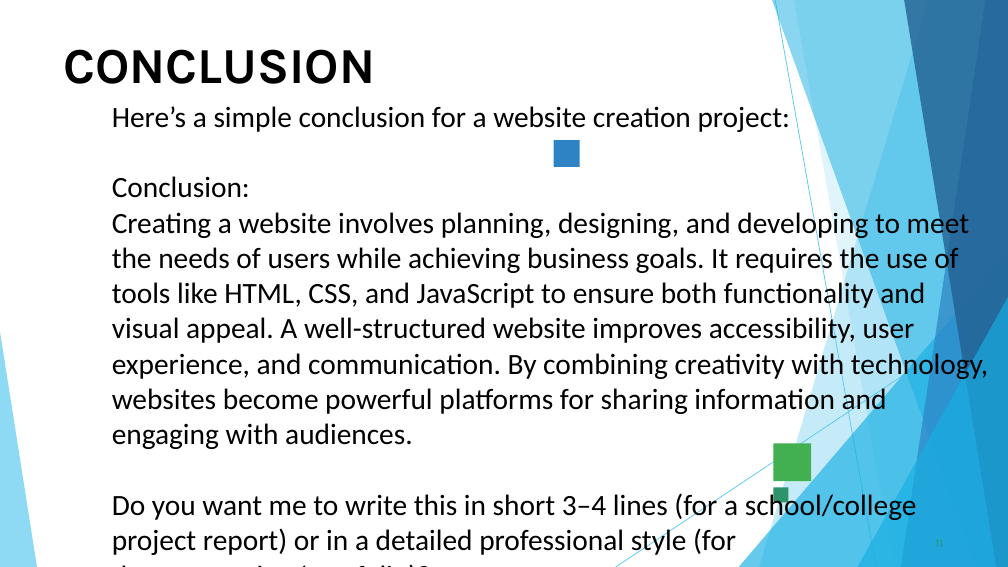
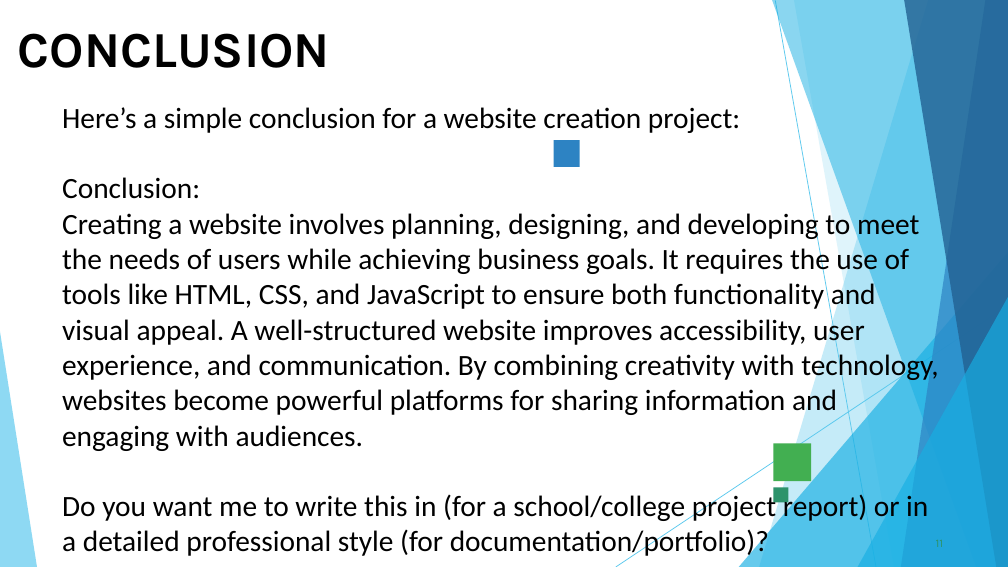
Before and after one commit to 24csnm48-stack/Naan-mudhalvan, a slide deck: slide 11 of PPT FWD TNSDC 2025.pptx. Drawn at 1008x567 pixels with LibreOffice and Linux fonts; fonts in the diff are those of the drawing; background and template pictures are left out. Boxes give left, top, right and bottom in pixels: in the first picture for what was removed or moved away, otherwise in the second. Text is boxed around its words. In the diff, an @@ line names an element or a change of style, - is before the commit and + after.

```diff
--- a/PPT FWD TNSDC 2025.pptx
+++ b/PPT FWD TNSDC 2025.pptx
@@ title "CONCLUSION": place and size @@
-title "CONCLUSION" at bbox=[63, 49, 375, 84]
+title "CONCLUSION" at bbox=[18, 33, 330, 68]
@@ text at bbox=[62, 107, 938, 559]: text changed @@
-Here’s a simple conclusion for a website creation project:
-Conclusion:
-Creating a website involves planning, designing, and developing to meet the needs of users while achieving business goals. It requires the use of tools like HTML, CSS, and JavaScript to ensure both functionality and visual appeal. A well-structured website improves accessibility, user experience, and communication. By combining creativity with technology, websites become powerful platforms for sharing information and engaging with audiences.
-Do you want me to write this in short 3–4 lines (for a school/college project report) or in a detailed professional style (for documentation/portfolio)?
+Here’s a simple conclusion for a website creation project:
+Conclusion:
+Creating a website involves planning, designing, and developing to meet the needs of users while achieving business goals. It requires the use of tools like HTML, CSS, and JavaScript to ensure both functionality and visual appeal. A well-structured website improves accessibility, user experience, and communication. By combining creativity with technology, websites become powerful platforms for sharing information and engaging with audiences.
+Do you want me to write this in (for a school/college project report) or in a detailed professional style (for documentation/portfolio)?
```
Also in this commit, not shown: 10 other slides changed, 1 other file.
